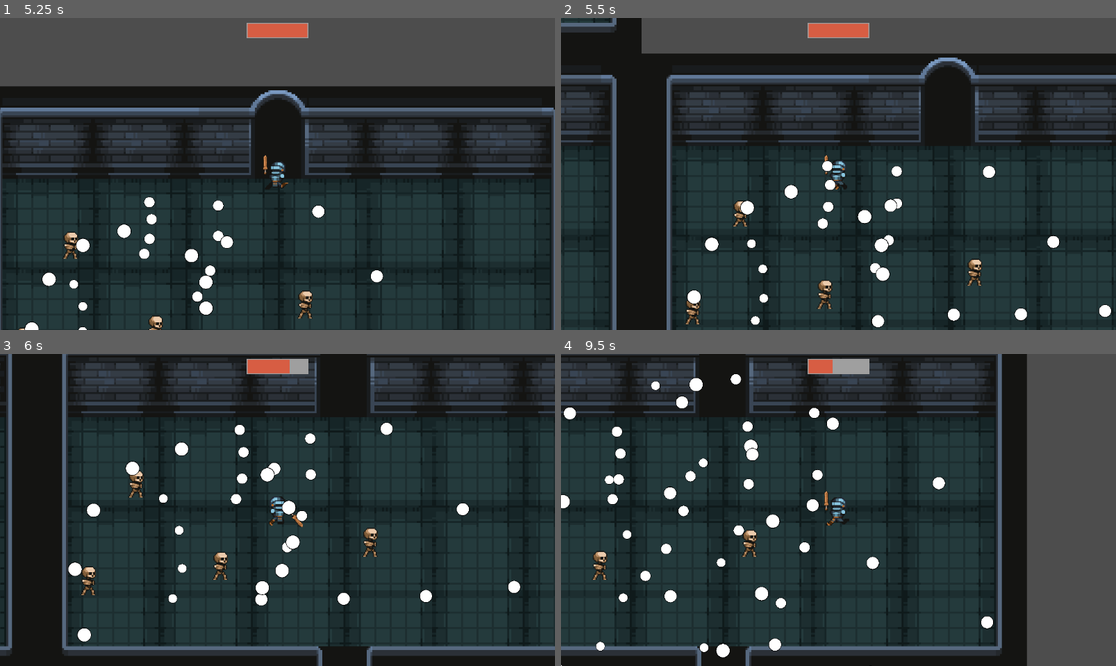
Above: before the commit, frames 1-4 (two rows, left to right).
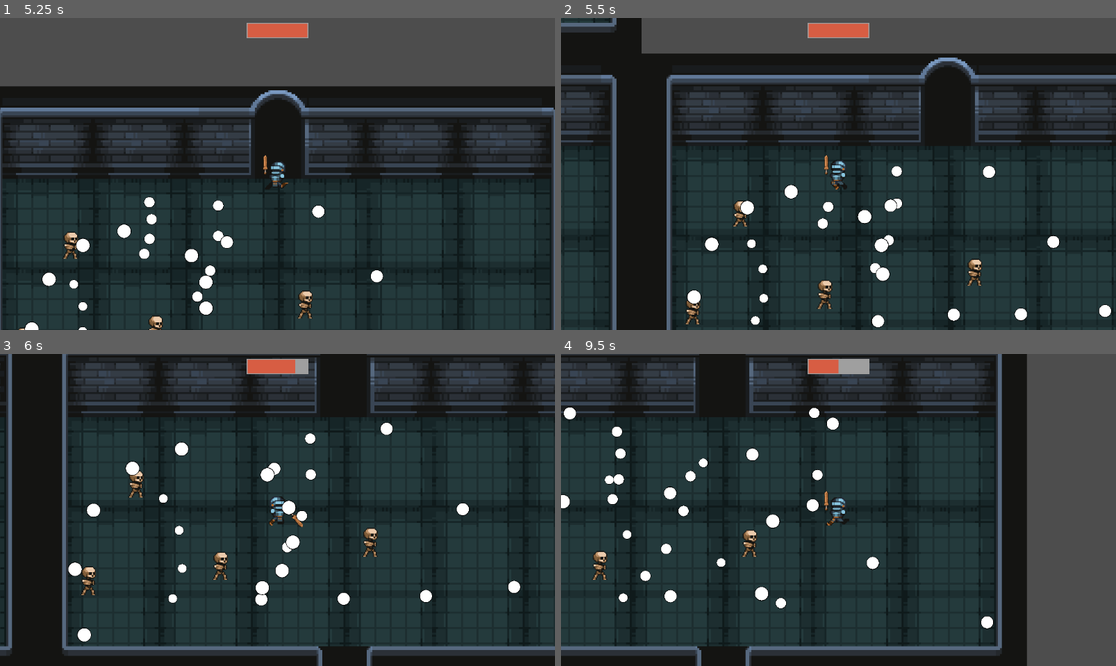
Above: after the commit, the same moments.

Repository: Robert-Riordan-UCD/GameDevJourney
Game: Godot game, scene res://World/Levels/level.tscn
Two runs of this game, one before a commit and one after it. Both use one fixed random seed, a clock stepped at 60 frames per second and the inputs below.
Inputs (mouse positions are in pixels of both pictures, inside the frame that each line leads up to):
- Up to frame 1 (5.25 s): move the mouse to (399, 158) at 0.52 s; hold D (player_right) 0.53-1.28 s; hold Space (player_dash) 0.53-1.28 s; move the mouse to (166, 189) at 1.27 s; hold S (player_down) 1.28-2.03 s; click (166, 189) at 1.35 s; move the mouse to (333, 105) at 2.02 s; hold D (player_right) 2.03-2.78 s; hold Space (player_dash) 2.03-2.78 s; move the mouse to (249, 236) at 2.77 s; hold W (player_up) 2.78-3.53 s; click (249, 236) at 2.85 s; move the mouse to (444, 220) at 3.52 s; hold Space (player_dash) 3.53-4.28 s; hold A (player_left) 3.53-5.03 s; move the mouse to (111, 127) at 4.27 s; click (111, 127) at 4.35 s; move the mouse to (305, 174) at 5.02 s; hold S (player_down) from 5.03 s (still down); hold Space (player_dash) from 5.03 s (still down)
- Up to frame 2 (5.5 s): keep holding S (player_down); keep holding Space (player_dash)
- Up to frame 3 (6 s): move the mouse to (194, 432) at 5.77 s; release S (player_down) at 5.78 s; release Space (player_dash) at 5.78 s; hold D (player_right) from 5.78 s (still down); click (194, 432) at 5.85 s
- Up to frame 4 (9.5 s): move the mouse to (960, 494) at 6.52 s; release D (player_right) at 6.53 s; hold W (player_up) 6.53-7.28 s; hold Space (player_dash) 6.53-7.28 s; move the mouse to (727, 525) at 7.27 s; hold D (player_right) 7.28-8.03 s; click (727, 525) at 7.35 s; move the mouse to (894, 441) at 8.02 s; hold S (player_down) 8.03-8.78 s; hold Space (player_dash) 8.03-8.78 s; move the mouse to (810, 572) at 8.77 s; hold A (player_left) from 8.78 s (still down); click (810, 572) at 8.85 s

Frame 1 is identical in both runs. In frame 2, 0.1% of the frame differs, in the area x 46-50%, y 45-56%; in frame 3, 0.3%; in frame 4, 0.9%, in the area x 0-70%, y 1-100%.

Commit message:
Bullets despawn when hitting the edge of the room or the player

Diff:
--- a/Rougelike_Bullethell_Dungeon_Crawler/Bullets/Bullet.gd
+++ b/Rougelike_Bullethell_Dungeon_Crawler/Bullets/Bullet.gd
@@ -10,6 +10,7 @@
 
 @onready var despawn_timer = $DespawnTimer
 @onready var hit_box: HitBox = $HitBox
+@onready var despawning:bool = false
 
 func _ready():
 	despawn_timer.wait_time = lifetime
@@ -23,10 +24,17 @@
 	position += delta*speed*direction
 
 func _on_despawn_timer_timeout():
-	get_parent().remove_child(self)
-	queue_free()
+	despwan()
 
 func early_despawn():
 	await get_tree().create_timer(randf_range(0, 1.0)).timeout
-	get_parent().remove_child(self)
+	despwan()
+
+func _on_despawn_box_body_entered(_body: Node2D) -> void:
+	despwan()
+
+func despwan() -> void:
+	if despawning: return
+	despawning = true
+	get_parent().call_deferred("remove_child", self)
 	queue_free()
--- a/Rougelike_Bullethell_Dungeon_Crawler/Bullets/bullet.tscn
+++ b/Rougelike_Bullethell_Dungeon_Crawler/Bullets/bullet.tscn
@@ -1,8 +1,11 @@
-[gd_scene load_steps=5 format=3 uid="uid://dgemqqga1bbq3"]
+[gd_scene load_steps=6 format=3 uid="uid://dgemqqga1bbq3"]
 
 [ext_resource type="Script" path="res://Bullets/Bullet.gd" id="1_tnmht"]
 [ext_resource type="Texture2D" uid="uid://c8nm8balio3wv" path="res://Bullets/Bullet.png" id="2_u6inr"]
 [ext_resource type="Script" path="res://Utilites/Hitbox.gd" id="3_uvrql"]
+
+[sub_resource type="CircleShape2D" id="CircleShape2D_cv47s"]
+radius = 60.0
 
 [sub_resource type="CircleShape2D" id="CircleShape2D_4s3vs"]
 radius = 60.0
@@ -17,6 +20,13 @@
 
 [node name="DespawnTimer" type="Timer" parent="."]
 
+[node name="DespawnBox" type="Area2D" parent="."]
+collision_layer = 0
+collision_mask = 5
+
+[node name="CollisionShape2D" type="CollisionShape2D" parent="DespawnBox"]
+shape = SubResource("CircleShape2D_cv47s")
+
 [node name="HitBox" type="Area2D" parent="."]
 script = ExtResource("3_uvrql")
 
@@ -24,3 +34,4 @@
 shape = SubResource("CircleShape2D_4s3vs")
 
 [connection signal="timeout" from="DespawnTimer" to="." method="_on_despawn_timer_timeout"]
+[connection signal="body_entered" from="DespawnBox" to="." method="_on_despawn_box_body_entered"]
